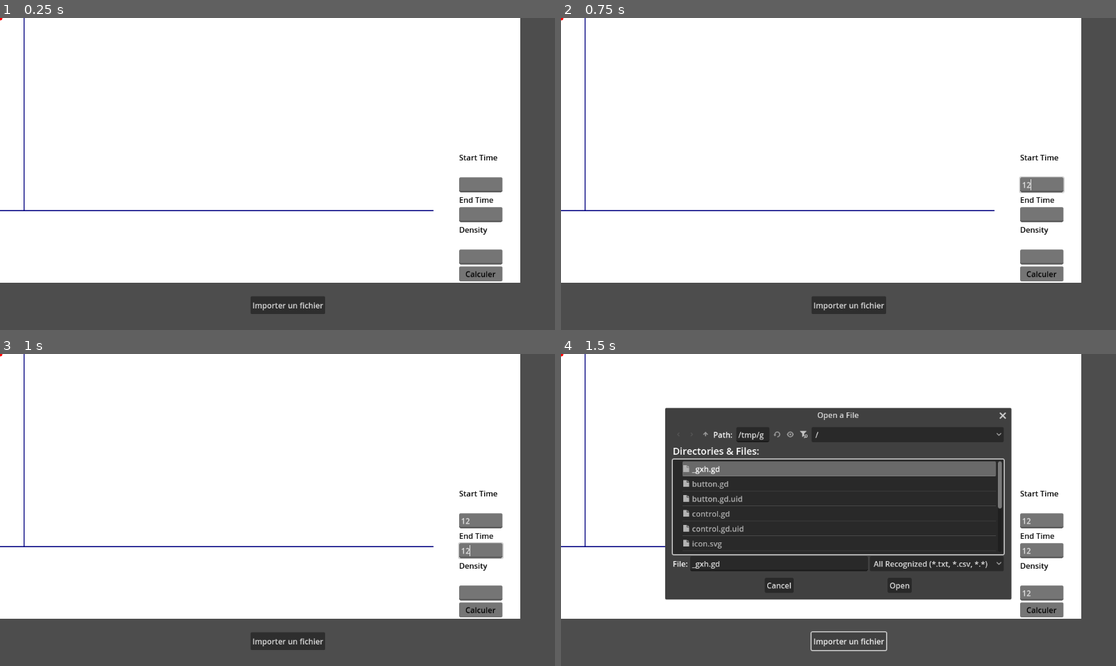
Above: before the commit, frames 1-4 (two rows, left to right).
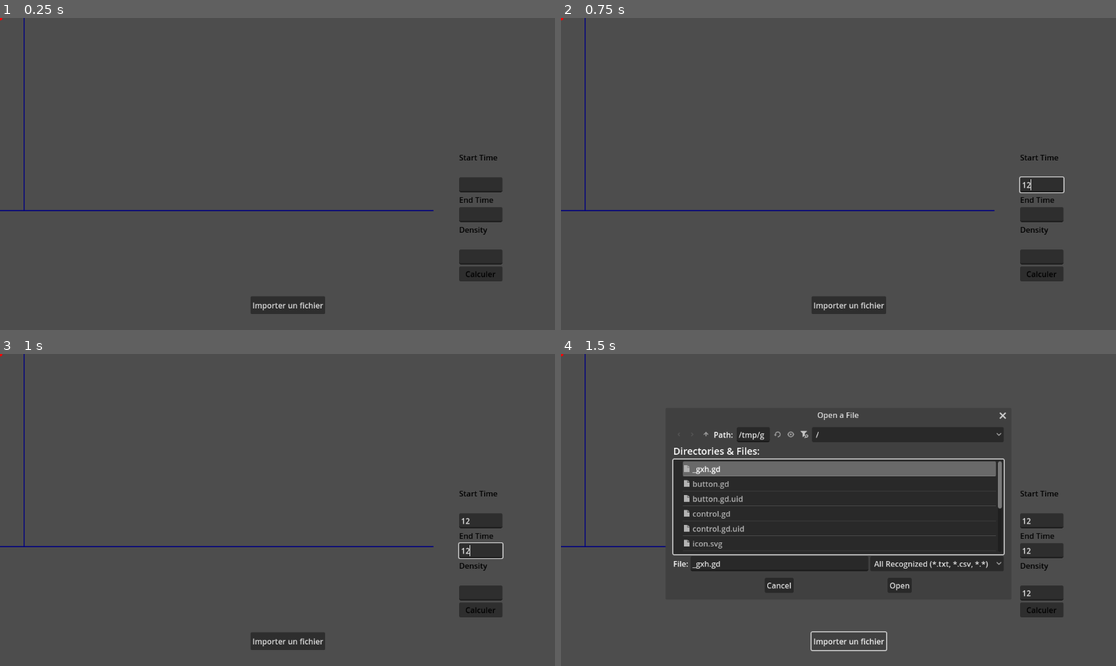
Above: after the commit, the same moments.

Repository: Ayadayi/Tissu_cardiaque
Game: Godot game, scene res://node_2d.tscn
Same seed, same stepped clock (60 frames per second), same inputs: the game is played once before the commit and once after it.
Inputs (mouse positions are in pixels of both pictures, inside the frame that each line leads up to):
- Up to frame 1 (0.25 s): no input
- Up to frame 2 (0.75 s): click (1043, 183) at 0.52 s; type "12" at 0.6 s
- Up to frame 3 (1 s): click (482, 550) at 0.75 s; type "12" at 0.83 s; click (482, 594) at 0.98 s
- Up to frame 4 (1.5 s): type "12" at 1.07 s; click "Importer un fichier" at 1.25 s

The runs differ from the first frame. In frame 1, 79% of the frame differs, in the area x 0-94%, y 0-85%; in frame 2, 79%; in frame 3, 79%; in frame 4, 42%.

Commit message:
affichage des valeurs dans l'interface
les valeurs s'affichent mais sur la courbe

Diff:
--- a/courbe/control.gd
+++ b/courbe/control.gd
@@ -33,24 +33,25 @@
 
 func afficher_mesures():
 	var amplitude = get_amplitude()
-	print("Amplitude de contraction : ", amplitude)
+	$UI/ResultVBox/AmplitudeLabel.text = "Amplitude de contraction : " + str(amplitude)
 
 	var contraction_time = get_contraction_time()
-	print("Temps de contraction : ", contraction_time, " ms")
+	$UI/ResultVBox/ContractionTimeLabel.text = "Temps de contraction : " + str(contraction_time) + " ms"
 
 	var decontraction_time = get_decontraction_time()
-	print("Temps de décontraction : ", decontraction_time, " ms")
+	$UI/ResultVBox/DecontractionTimeLabel.text = "Temps de décontraction : " + str(decontraction_time) + " ms"
 
 	var vitesse_contraction = get_contraction_speed_percent(20, 80)
-	print("Vitesse de contraction (20%-80%) : ", vitesse_contraction)
+	$UI/ResultVBox/ContractionSpeedLabel.text = "Vitesse de contraction (20%-80%) : " + str(vitesse_contraction)
 
 	var vitesse_decontraction = get_decontraction_speed_percent(80, 20)
-	print("Vitesse de décontraction (80%-20%) : ", vitesse_decontraction)
+	$UI/ResultVBox/DecontractionSpeedLabel.text = "Vitesse de décontraction (80%-20%) : " + str(vitesse_decontraction)
 
 	var max_point = get_max_point()
 	var min_point = get_min_point()
-	print("Coordonnées du pic de contraction (max) : ", max_point)
-	print("Coordonnées du point de repos (min) : ", min_point)
+	$UI/ResultVBox/MaxPointLabel.text = "Coordonnées du pic de contraction (max) : " + str(max_point)
+	$UI/ResultVBox/MinPointLabel.text = "Coordonnées du point de repos (min) : " + str(min_point)
+
 
 
 ####################### Quand on clique sur le bouton ####################### permet de choisir un fichier
@@ -136,7 +137,7 @@
 ########################################  draw  ##########################################################
 func _draw():
 	#fond blanc
-	draw_rect(Rect2(Vector2(0, 0), Vector2(1080, 550)), Color.WHITE)
+	#draw_rect(Rect2(Vector2(0, 0), Vector2(1080, 550)), Color.WHITE)
 
 	#axe
 	draw_line(Vector2(50, 0), Vector2(50, height), Color.NAVY_BLUE, 2)
